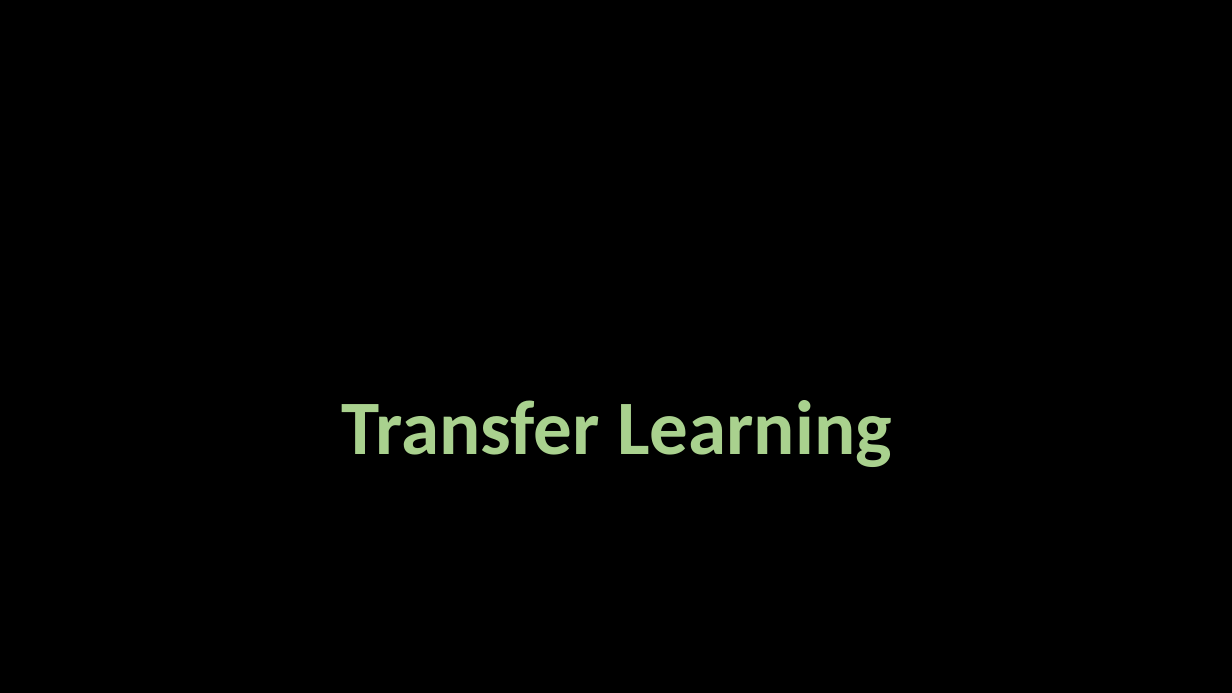
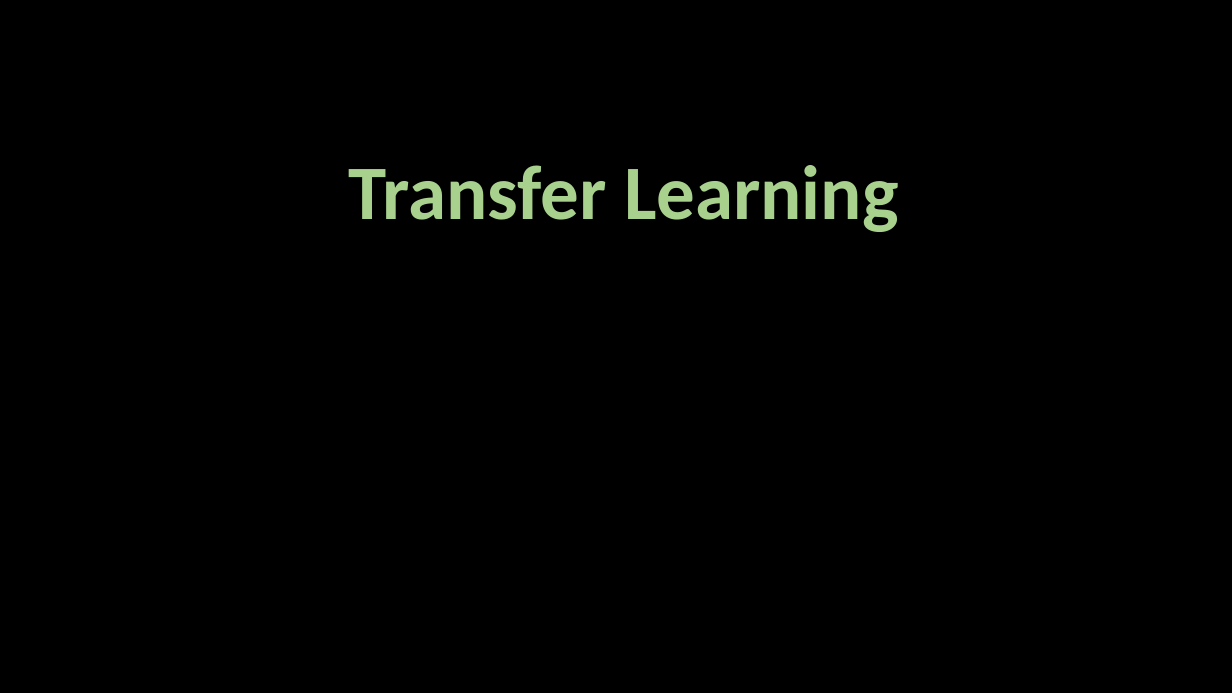
Before and after one commit to ash322ash422/youtube, a slide deck: slide 1 of deep_learning/2_CNN/4_transfer_learning/transfer_learning.pptx. Drawn at 1232x693 pixels with LibreOffice and Linux fonts; fonts in the diff are those of the drawing; background and template pictures are left out. Boxes give left, top, right and bottom in pixels: in the first picture for what was removed or moved away, otherwise in the second. Text is boxed around its words. In the diff, an @@ line names an element or a change of style, - is before the commit and + after.

```diff
--- a/deep_learning/2_CNN/4_transfer_learning/transfer_learning.pptx
+++ b/deep_learning/2_CNN/4_transfer_learning/transfer_learning.pptx
@@ title "Transfer Learning": place and size @@
-title "Transfer Learning" at bbox=[342, 400, 891, 467]
+title "Transfer Learning" at bbox=[348, 165, 898, 232]
```
Also in this commit, not shown: 2 other slides changed, 46 other files.
